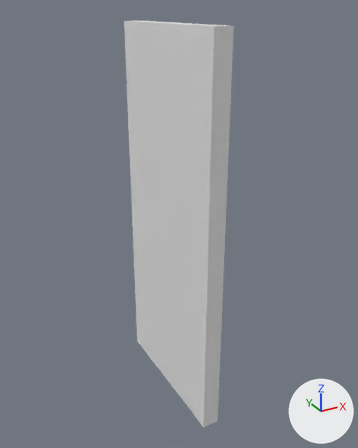
The FBX model models/Misc/right-door.fbx as it was, and as the next commit left it.
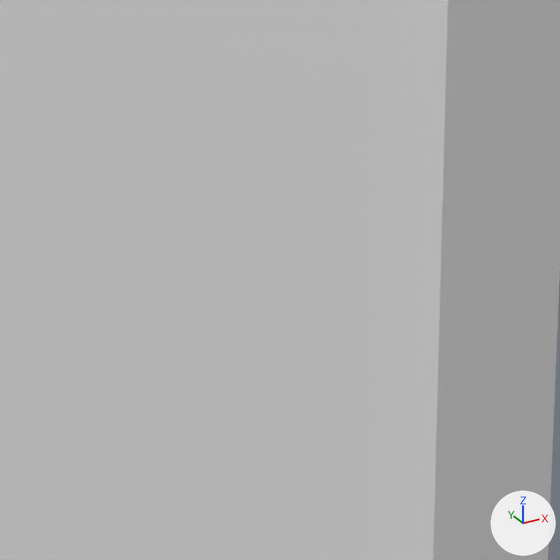
Old and new are each drawn whole from a 50 mm camera at (-7.88, -14.85, 7.48) aimed at (0.24, -0.08, 0.1) and again close up on the part from 41% to 63% of the width and 51% to 68% of the height. The lights are fixed; the arrows at lower right show +X, +Y and +Z. Where no turn or scale is listed for an object, it has been applied to the vertices.

In view in the first close-up: 'Door', 'Doorway'.
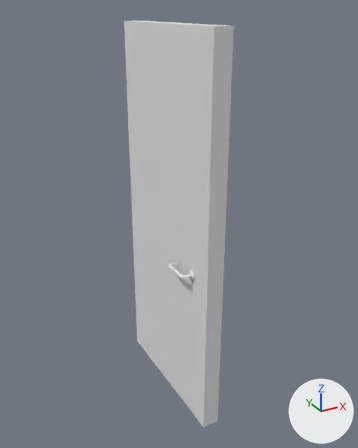
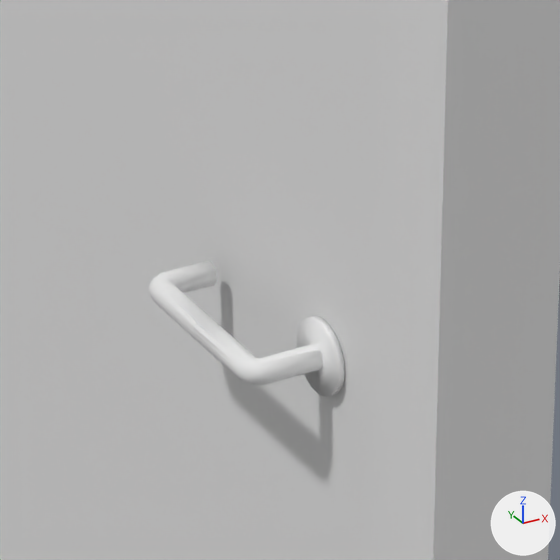
Where the newer file only moved an object's origin or applied its transform, the numbers keep the older frame.

The change, as a list of edits to the scene's bpy script:
```text
Add mat_material_001:
    mat_material_001 = principled_material('Material.001')
    mat_material_001.base_color = (0.8, 0.8, 0.8)  # white #e7e7e7
    mat_material_001.roughness = 0.553
Add me_mesh_001:
    me_mesh_001.from_pydata(...)  # 292 vertices, 284 faces; spans x -0.434..0.0, y -0.187..1.025, z -0.187..0.187
    me_mesh_001.materials.append(mat_material_001)  # white #e7e7e7
Add ob_handle2:
    ob_handle2 = bpy.data.objects.new('handle2', me_mesh_001)
    ob_handle2.location = (-0.319, -2.026, -0.95)
```

Location of each change, (x1, y1, x2, y2) in pixels of the close-ups (560 x 560 px):
'handle2', added
    after: (148, 261, 345, 397)
